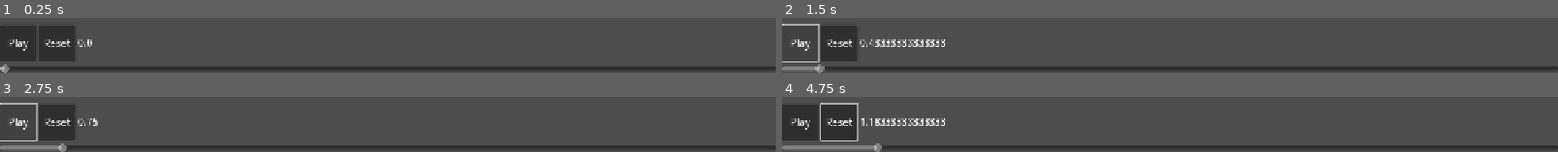
Above: before the commit, frames 1-4 (two rows, left to right).
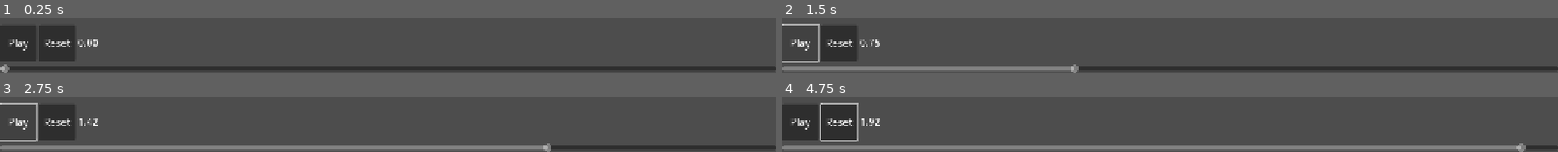
Above: after the commit, the same moments.

Repository: francis-poon/dance_formation_app
Game: Godot game, scene res://test/tick_timer_test/test.tscn
Same seed, same stepped clock (60 frames per second), same inputs: the game is played once before the commit and once after it. The project has no main scene, so this scene is started directly.
Inputs (mouse positions are in pixels of both pictures, inside the frame that each line leads up to):
- Up to frame 1 (0.25 s): no input
- Up to frame 2 (1.5 s): click "Play" at 0.5 s; click "Play" at 1.25 s
- Up to frame 3 (2.75 s): click "Play" at 2 s
- Up to frame 4 (4.75 s): click "Reset" at 2.75 s; move the mouse to (outside the picture) at 3.52 s; click (outside the picture) at 3.67 s; drag from (outside the picture) to (outside the picture) at 4.27 s

The runs differ from the first frame. In frame 1, less than 0.1% of the frame differs, in the area x 12-13%, y 38-53%; in frame 2, 4.4%; in frame 3, 6.9%; in frame 4, 9.8%, in the area x 11-96%, y 38-100%.

Commit message:
Started adding in components for playback

Diff:
--- a/formation_timeline/formation_timeline.gd
+++ b/formation_timeline/formation_timeline.gd
@@ -3,7 +3,7 @@
 
 signal display_formation(id: int)
 
-@export var timeline: Control
+@export var timeline_tray: TimelineTray
 
 var current_formation_id: int = -1
 
@@ -11,26 +11,26 @@
 	_update_formation(value)
 
 func _on_color_rect_2_data_updated() -> void:
-	_update_formation(timeline.get_current_value())
+	_update_formation(timeline_tray.get_current_value())
 
 func _update_formation(value):
 	# check if formation has changed
 	# IF formatin has changed, emit signal with new formation id
 	# else do nothing
-	if timeline.marker_cues.size() == 0:
+	if timeline_tray.marker_cues.size() == 0:
 		current_formation_id = -1
 		display_formation.emit(current_formation_id)
 		return
 
-	var target_idx = timeline.marker_cues.find_custom(func(a): return value < a[0])
+	var target_idx = timeline_tray.marker_cues.find_custom(func(a): return value < a[0])
 	var new_id: int = -1
 	match(target_idx):
 		0:
 			pass
 		-1:
-			new_id = timeline.marker_cues[-1][1]
+			new_id = timeline_tray.marker_cues[-1][1]
 		_:
-			new_id = timeline.marker_cues[target_idx - 1][1]
+			new_id = timeline_tray.marker_cues[target_idx - 1][1]
 	if current_formation_id != new_id:
 		current_formation_id = new_id
 		display_formation.emit(current_formation_id)
--- a/formation_timeline/formation_timeline.tscn
+++ b/formation_timeline/formation_timeline.tscn
@@ -1,20 +1,26 @@
-[gd_scene load_steps=12 format=3 uid="uid://dgoaa7vcfvsd2"]
+[gd_scene load_steps=18 format=3 uid="uid://dgoaa7vcfvsd2"]
 
 [ext_resource type="Script" uid="uid://b0gss2afaanho" path="res://formation_timeline/formation_timeline.gd" id="1_dl0vl"]
-[ext_resource type="Script" uid="uid://c0ikrr4m7jrlv" path="res://formation_timeline/droppable_timeline.gd" id="3_dl0vl"]
+[ext_resource type="PackedScene" uid="uid://cqcmtelh2tsxi" path="res://utils/tick_based_timer.tscn" id="2_rn2de"]
+[ext_resource type="Script" uid="uid://c0ikrr4m7jrlv" path="res://formation_timeline/timeline_tray.gd" id="3_dl0vl"]
+[ext_resource type="Texture2D" uid="uid://dcxwjms7w43jf" path="res://assets/gui/play.png" id="3_nn02e"]
+[ext_resource type="Script" uid="uid://d1tfwewcjyehb" path="res://formation_timeline/play_pause_button.gd" id="4_bcpgu"]
 [ext_resource type="PackedScene" uid="uid://ttbxotmbcls3" path="res://gui/window.tscn" id="4_dl0vl"]
-[ext_resource type="Script" path="res://formation_timeline/playback_cursor.gd" id="4_e7h3w"]
+[ext_resource type="Texture2D" uid="uid://b4gusatyir8dy" path="res://assets/gui/stop.png" id="4_dyarv"]
+[ext_resource type="Script" uid="uid://66ps4lxh77tv" path="res://formation_timeline/playback_cursor.gd" id="4_e7h3w"]
 [ext_resource type="Texture2D" uid="uid://bs27fmrixxufq" path="res://assets/gui/slider_cursor.png" id="5_nn02e"]
+[ext_resource type="Texture2D" uid="uid://j4p64rfsehn2" path="res://assets/gui/pause.png" id="6_3nhdy"]
+
+[sub_resource type="StyleBoxEmpty" id="StyleBoxEmpty_nn02e"]
 
 [sub_resource type="StyleBoxEmpty" id="StyleBoxEmpty_dyarv"]
 
 [sub_resource type="StyleBoxEmpty" id="StyleBoxEmpty_bcpgu"]
 
-[sub_resource type="StyleBoxLine" id="StyleBoxLine_rn2de"]
-color = Color(1, 0.27451, 0.184314, 1)
-grow_begin = 0.0
-grow_end = 0.0
-vertical = true
+[sub_resource type="StyleBoxFlat" id="StyleBoxFlat_0n76m"]
+content_margin_left = 1.0
+bg_color = Color(1, 0.27451, 0.184314, 1)
+corner_detail = 1
 
 [sub_resource type="StyleBoxEmpty" id="StyleBoxEmpty_3nhdy"]
 
@@ -22,7 +28,7 @@
 
 [sub_resource type="StyleBoxEmpty" id="StyleBoxEmpty_pvg7x"]
 
-[node name="FormationTimeline" type="Control" node_paths=PackedStringArray("timeline")]
+[node name="FormationTimeline" type="Control" node_paths=PackedStringArray("timeline_tray")]
 custom_minimum_size = Vector2(0, 196)
 layout_mode = 3
 anchors_preset = 12
@@ -33,7 +39,10 @@
 grow_vertical = 0
 mouse_filter = 1
 script = ExtResource("1_dl0vl")
-timeline = NodePath("Window/MarginContainer/ScrollContainer/Timeline")
+timeline_tray = NodePath("Window/MarginContainer/ScrollContainer/VBoxContainer/TimelineTray")
+
+[node name="TickBasedTimer" parent="." instance=ExtResource("2_rn2de")]
+ticks_per_second = 10.0
 
 [node name="Window" parent="." instance=ExtResource("4_dl0vl")]
 layout_mode = 1
@@ -42,7 +51,45 @@
 z_index = 1
 layout_mode = 2
 
-[node name="Timeline" type="ColorRect" parent="Window/MarginContainer/ScrollContainer" node_paths=PackedStringArray("holder", "playback_cursor")]
+[node name="VBoxContainer" type="VBoxContainer" parent="Window/MarginContainer/ScrollContainer"]
+layout_mode = 2
+size_flags_vertical = 3
+theme_override_constants/separation = 0
+
+[node name="PlayBackControls" type="ColorRect" parent="Window/MarginContainer/ScrollContainer/VBoxContainer"]
+custom_minimum_size = Vector2(0, 40)
+layout_mode = 2
+color = Color(0.709804, 0.737255, 0.796078, 1)
+
+[node name="HBoxContainer" type="HBoxContainer" parent="Window/MarginContainer/ScrollContainer/VBoxContainer/PlayBackControls"]
+layout_mode = 1
+anchors_preset = 15
+anchor_right = 1.0
+anchor_bottom = 1.0
+grow_horizontal = 2
+grow_vertical = 2
+theme_override_constants/separation = 0
+
+[node name="PlayPauseButton" type="Button" parent="Window/MarginContainer/ScrollContainer/VBoxContainer/PlayBackControls/HBoxContainer"]
+custom_minimum_size = Vector2(21, 21)
+layout_mode = 2
+size_flags_vertical = 4
+theme_override_styles/normal = SubResource("StyleBoxEmpty_nn02e")
+icon = ExtResource("3_nn02e")
+icon_alignment = 1
+script = ExtResource("4_bcpgu")
+play_icon = ExtResource("3_nn02e")
+pause_icon = ExtResource("6_3nhdy")
+
+[node name="StopButton" type="Button" parent="Window/MarginContainer/ScrollContainer/VBoxContainer/PlayBackControls/HBoxContainer"]
+custom_minimum_size = Vector2(21, 21)
+layout_mode = 2
+size_flags_vertical = 4
+theme_override_styles/normal = SubResource("StyleBoxEmpty_nn02e")
+icon = ExtResource("4_dyarv")
+icon_alignment = 1
+
+[node name="TimelineTray" type="ColorRect" parent="Window/MarginContainer/ScrollContainer/VBoxContainer" node_paths=PackedStringArray("holder", "playback_cursor")]
 custom_minimum_size = Vector2(2000, 0)
 layout_mode = 2
 size_flags_vertical = 3
@@ -52,7 +99,7 @@
 holder = NodePath("FormationHolder")
 playback_cursor = NodePath("PlaybackCursor")
 
-[node name="PlaybackCursor" type="Control" parent="Window/MarginContainer/ScrollContainer/Timeline" node_paths=PackedStringArray("_scroll_bar", "_slider")]
+[node name="PlaybackCursor" type="Control" parent="Window/MarginContainer/ScrollContainer/VBoxContainer/TimelineTray" node_paths=PackedStringArray("_scroll_bar", "_slider")]
 layout_mode = 1
 anchors_preset = 15
 anchor_right = 1.0
@@ -64,7 +111,7 @@
 _scroll_bar = NodePath("HScrollBar")
 _slider = NodePath("HSlider")
 
-[node name="HScrollBar" type="HScrollBar" parent="Window/MarginContainer/ScrollContainer/Timeline/PlaybackCursor"]
+[node name="HScrollBar" type="HScrollBar" parent="Window/MarginContainer/ScrollContainer/VBoxContainer/TimelineTray/PlaybackCursor"]
 z_index = 2
 layout_mode = 1
 anchors_preset = 15
@@ -75,20 +122,20 @@
 mouse_filter = 2
 theme_override_styles/scroll = SubResource("StyleBoxEmpty_dyarv")
 theme_override_styles/scroll_focus = SubResource("StyleBoxEmpty_bcpgu")
-theme_override_styles/grabber = SubResource("StyleBoxLine_rn2de")
+theme_override_styles/grabber = SubResource("StyleBoxFlat_0n76m")
 step = 1.0
 value = 1.0
 custom_step = 1.0
 
-[node name="HSlider" type="HSlider" parent="Window/MarginContainer/ScrollContainer/Timeline/PlaybackCursor"]
-custom_minimum_size = Vector2(0, 40)
+[node name="HSlider" type="HSlider" parent="Window/MarginContainer/ScrollContainer/VBoxContainer/TimelineTray/PlaybackCursor"]
+custom_minimum_size = Vector2(0, 30)
 layout_mode = 1
 anchors_preset = 10
 anchor_right = 1.0
 offset_bottom = 16.0
 grow_horizontal = 2
 theme_override_constants/center_grabber = 1
-theme_override_constants/grabber_offset = -18
+theme_override_constants/grabber_offset = -13
 theme_override_icons/grabber = ExtResource("5_nn02e")
 theme_override_icons/grabber_highlight = ExtResource("5_nn02e")
 theme_override_styles/slider = SubResource("StyleBoxEmpty_3nhdy")
@@ -98,7 +145,7 @@
 tick_count = 20
 ticks_on_borders = true
 
-[node name="FormationHolder" type="Control" parent="Window/MarginContainer/ScrollContainer/Timeline"]
+[node name="FormationHolder" type="Control" parent="Window/MarginContainer/ScrollContainer/VBoxContainer/TimelineTray"]
 layout_mode = 1
 anchors_preset = 15
 anchor_right = 1.0
@@ -107,8 +154,9 @@
 grow_vertical = 2
 mouse_filter = 2
 
-[connection signal="data_updated" from="Window/MarginContainer/ScrollContainer/Timeline" to="." method="_on_color_rect_2_data_updated"]
-[connection signal="value_changed" from="Window/MarginContainer/ScrollContainer/Timeline/PlaybackCursor" to="." method="_playback_value_changed"]
-[connection signal="value_changed" from="Window/MarginContainer/ScrollContainer/Timeline/PlaybackCursor/HSlider" to="Window/MarginContainer/ScrollContainer/Timeline/PlaybackCursor" method="_on_h_slider_value_changed"]
+[connection signal="pressed" from="Window/MarginContainer/ScrollContainer/VBoxContainer/PlayBackControls/HBoxContainer/PlayPauseButton" to="Window/MarginContainer/ScrollContainer/VBoxContainer/PlayBackControls/HBoxContainer/PlayPauseButton" method="_on_pressed"]
+[connection signal="data_updated" from="Window/MarginContainer/ScrollContainer/VBoxContainer/TimelineTray" to="." method="_on_color_rect_2_data_updated"]
+[connection signal="value_changed" from="Window/MarginContainer/ScrollContainer/VBoxContainer/TimelineTray/PlaybackCursor" to="." method="_playback_value_changed"]
+[connection signal="value_changed" from="Window/MarginContainer/ScrollContainer/VBoxContainer/TimelineTray/PlaybackCursor/HSlider" to="Window/MarginContainer/ScrollContainer/VBoxContainer/TimelineTray/PlaybackCursor" method="_on_h_slider_value_changed"]
 
 [editable path="Window"]
--- /dev/null
+++ b/formation_timeline/play_pause_button.gd
@@ -0,0 +1,23 @@
+extends Button
+
+signal play
+signal pause
+
+@export var play_icon: Texture2D
+@export var pause_icon: Texture2D
+
+var is_play: bool = false:
+	set(value):
+		is_play = value
+		if is_play:
+			icon = pause_icon
+		else:
+			icon = play_icon
+
+
+func _on_pressed() -> void:
+	is_play = !is_play
+	if is_play:
+		play.emit()
+	else:
+		pause.emit()
--- a/formation_timeline/droppable_timeline.gd
+++ b/formation_timeline/timeline_tray.gd
@@ -1,4 +1,4 @@
-class_name Timeline
+class_name TimelineTray
 extends Control
 
 signal data_updated
--- a/test/drag_droppable/drag_droppable_test.tscn
+++ b/test/drag_droppable/drag_droppable_test.tscn
@@ -2,13 +2,13 @@
 
 [ext_resource type="Script" uid="uid://dlfx2dqnkjjfg" path="res://test/drag_droppable/draggable.gd" id="1_o102j"]
 [ext_resource type="Script" uid="uid://bsqv5yxf2bikx" path="res://test/drag_droppable/draggable_button.gd" id="1_wd5se"]
-[ext_resource type="Texture2D" uid="uid://i8pkolgal7j1" path="res://assets/blacknwhite/peach.png" id="2_dy366"]
+[ext_resource type="Texture2D" path="res://assets/blacknwhite/peach.png" id="2_dy366"]
 [ext_resource type="Script" uid="uid://0dsk2rcuxxsq" path="res://test/drag_droppable/draggable_b.gd" id="2_k8cos"]
-[ext_resource type="Texture2D" uid="uid://cq7bavf2ce35f" path="res://assets/blacknwhite/strawberry.png" id="4_5hf2c"]
-[ext_resource type="Texture2D" uid="uid://b3x3mn7wggntl" path="res://assets/blacknwhite/blueberry.png" id="5_h7c6y"]
+[ext_resource type="Texture2D" path="res://assets/blacknwhite/strawberry.png" id="4_5hf2c"]
+[ext_resource type="Texture2D" path="res://assets/blacknwhite/blueberry.png" id="5_h7c6y"]
 [ext_resource type="Script" uid="uid://bwawx1ylv3ejt" path="res://test/drag_droppable/scroll_timeline_proto.gd" id="6_gwfuy"]
-[ext_resource type="Texture2D" uid="uid://i0as5ify5rt6" path="res://assets/lockpick/pinhole_locked.png" id="7_p1wi1"]
-[ext_resource type="Script" uid="uid://c0ikrr4m7jrlv" path="res://formation_timeline/droppable_timeline.gd" id="8_h7c6y"]
+[ext_resource type="Texture2D" path="res://assets/lockpick/pinhole_locked.png" id="7_p1wi1"]
+[ext_resource type="Script" uid="uid://c0ikrr4m7jrlv" path="res://formation_timeline/timeline_tray.gd" id="8_h7c6y"]
 
 [sub_resource type="StyleBoxEmpty" id="StyleBoxEmpty_p1wi1"]
 
--- a/test/tick_timer_test/test.gd
+++ b/test/tick_timer_test/test.gd
@@ -13,12 +13,12 @@
 	_is_playing = false
 	_timer.wait_time = wait_time
 	_slider.max_value = wait_time
-	_label.text = str(_timer.current_time)
+	_label.text = "%.02f" % _timer.current_time
 
 
 func _on_tick_based_timer_time_changed(time: float) -> void:
 	_slider.value = time
-	_label.text = str(time)
+	_label.text = "%.02f" % time
 
 
 func _on_play_button_pressed() -> void:
@@ -31,3 +31,7 @@
 
 func _on_reset_button_pressed() -> void:
 	_timer.reset()
+
+
+func _on_tick_based_timer_timeout() -> void:
+	_is_playing = false
--- a/test/tick_timer_test/test.tscn
+++ b/test/tick_timer_test/test.tscn
@@ -11,12 +11,12 @@
 grow_horizontal = 2
 grow_vertical = 2
 script = ExtResource("1_ldsq1")
+wait_time = 2.0
 _slider = NodePath("VBoxContainer/HSlider")
 _label = NodePath("VBoxContainer/HBoxContainer/Label")
 _timer = NodePath("TickBasedTimer")
 
 [node name="TickBasedTimer" parent="." instance=ExtResource("1_jobiq")]
-ticks_per_second = 1.0
 
 [node name="VBoxContainer" type="VBoxContainer" parent="."]
 layout_mode = 1
@@ -52,5 +52,6 @@
 scrollable = false
 
 [connection signal="time_changed" from="TickBasedTimer" to="." method="_on_tick_based_timer_time_changed"]
+[connection signal="timeout" from="TickBasedTimer" to="." method="_on_tick_based_timer_timeout"]
 [connection signal="pressed" from="VBoxContainer/HBoxContainer/PlayButton" to="." method="_on_play_button_pressed"]
 [connection signal="pressed" from="VBoxContainer/HBoxContainer/ResetButton" to="." method="_on_reset_button_pressed"]
--- a/utils/tick_based_timer.gd
+++ b/utils/tick_based_timer.gd
@@ -2,6 +2,7 @@
 extends Node
 
 signal time_changed(time: float)
+signal timeout
 
 @export var wait_time: float = 1
 @export var ticks_per_second: float = 30:
@@ -14,8 +15,9 @@
 
 var current_time: float:
 	set(value):
-		if value > wait_time and current_time < wait_time:
+		if value >= wait_time:
 			current_time = wait_time
+			timeout.emit()
 		else:
 			current_time = value
 		_time_changed = true
Binary file added: assets/gui/pause.png
Not shown, added: assets/gui/pause.png.import
Binary file added: assets/gui/play.png
Not shown, added: assets/gui/play.png.import
Binary file added: assets/gui/stop.png
Not shown, added: assets/gui/stop.png.import
Not shown, added: formation_timeline/play_pause_button.gd.uid
Renamed: formation_timeline/droppable_timeline.gd.uid -> formation_timeline/timeline_tray.gd.uid
Not shown, changed: assets/art_board.xcf
